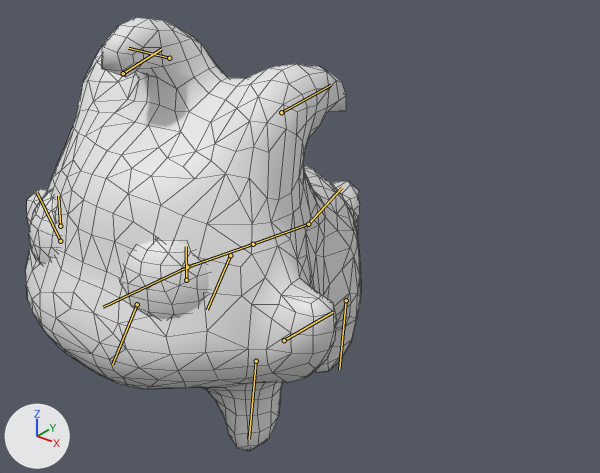
An edit to the Blender file Art/npc.blend, drawn before and after from the same camera.
The view is the same before and after, from a camera (50 mm lens) standing at (2.86, -3.01, 2.83) and looking at (-0.02, 0.59, 0.6). Lighting does not change. The marker at lower left points along +X, +Y and +Z. The bones that bend it are drawn over the model as lines. Mesh edges are drawn as thin lines.
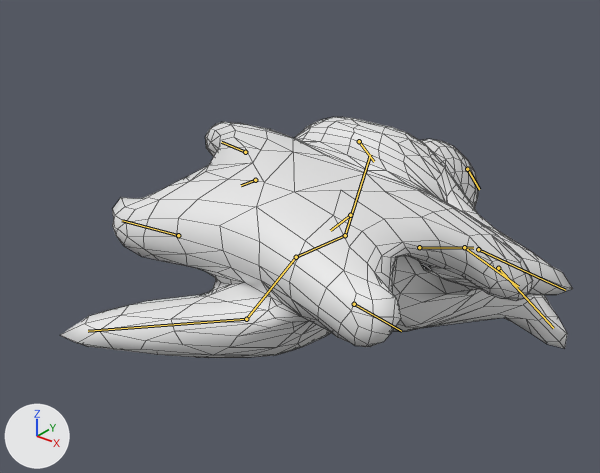
Commit message: player death

The newer file adds an action. The first version stands in its rest pose; the second is drawn at frame 24 of the action 'death'.

Pixel boxes (x1, y1, x2, y2) of what changed, in the pictures (600 x 473 px):
'Sphere', posed (53% wider, 44% shorter): before (25, 18, 361, 451); after (60, 117, 573, 358)
bone 'body', root to tip: before (308, 224) to (253, 244); after (246, 319) to (296, 257)
bone 'body.001', root to tip: before (253, 244) to (187, 267); after (296, 257) to (345, 235)
bone 'head', root to tip: before (187, 267) to (103, 307); after (345, 235) to (370, 154)
bone 'hair1.L', root to tip: before (281, 112) to (331, 85); after (498, 268) to (553, 328)
bone 'hair0', root to tip: before (169, 58) to (128, 48); after (419, 247) to (473, 248)
bone 'Bone.005.L', root to tip: before (284, 340) to (333, 312); after (478, 249) to (565, 290)
bone 'hair1.R', root to tip: before (123, 73) to (161, 49); after (350, 215) to (330, 230)
bone 'Bone.005.R', root to tip: before (60, 241) to (37, 192); after (255, 180) to (241, 185)
bone 'eye.L', root to tip: before (186, 280) to (186, 246); after (467, 169) to (479, 189)
bone 'eye.R', root to tip: before (60, 226) to (58, 196); after (359, 141) to (374, 161)
bone 'arm.L', root to tip: before (256, 361) to (249, 439); after (464, 247) to (518, 286)
bone 'leg.001.L', root to tip: before (346, 300) to (339, 369); after (354, 304) to (401, 331)
bone 'arm.R', root to tip: before (137, 304) to (112, 364); after (245, 152) to (221, 142)
bone 'leg.001.R', root to tip: before (230, 255) to (207, 310); after (178, 235) to (122, 220)
bone 'tail', root to tip: before (308, 224) to (342, 187); after (246, 319) to (88, 331)

The change in detail:
Bone 'body' (bone_body) moves from (0.0, 0.0, 0.0) to (0.0, 0.533, 0.47).
Bone 'body' (bone_body) turns from (0, 0, 0) to (-148, 0, 0) degrees about its own x, y and z.
Bone 'body.001' (bone_body_001) turns from (0, 0, 0) to (-31, 0, 0) degrees about its own x, y and z.
Bone 'head' (bone_head) turns from (0, 0, 0) to (61, 0, 0) degrees about its own x, y and z.
Bone 'hair1.L' (bone_hair1_l) moves from (0.0, 0.0, 0.0) to (0.193, -0.168, 0.09).
Bone 'hair1.L' (bone_hair1_l) turns from (0, 0, 0) to (20, -17, -51) degrees about its own x, y and z.
Bone 'hair1.L' (bone_hair1_l) is rescaled from (1.0, 1.0, 1.0) to (1.0, 1.71, 1.0).
Bone 'hair0' (bone_hair0) turns from (0, 0, 0) to (-51, -18, -21) degrees about its own x, y and z.
Bone 'hair0' (bone_hair0) is rescaled from (1.0, 1.0, 1.0) to (1.0, 2.06, 1.0).
Bone 'Bone.005.L' (bone_bone_005_l) moves from (0.0, 0.0, 0.0) to (-0.006, 0.115, -0.001).
Bone 'Bone.005.L' (bone_bone_005_l) is rescaled from (1.0, 1.0, 1.0) to (1.0, 1.89, 1.0).
Bone 'hair1.R' (bone_hair1_r) moves from (0.0, 0.0, 0.0) to (-0.082, -0.205, 0.158).
Bone 'hair1.R' (bone_hair1_r) turns from (0, 0, 0) to (47, 27, 69) degrees about its own x, y and z.
Bone 'hair1.R' (bone_hair1_r) is rescaled from (1.0, 1.0, 1.0) to (1.0, 1.71, 1.0).
Bone 'Bone.005.R' (bone_bone_005_r) moves from (0.0, 0.0, 0.0) to (0.006, 0.115, -0.001).
Bone 'Bone.005.R' (bone_bone_005_r) is rescaled from (1.0, 1.0, 1.0) to (1.0, 1.89, 1.0).
Bone 'eye.L' (bone_eye_l) moves from (0.0, 0.0, 0.0) to (0.0, 0.264, 0.25).
Bone 'eye.L' (bone_eye_l) turns from (0, 0, 0) to (-15, 0, 0) degrees about its own x, y and z.
Bone 'eye.L' (bone_eye_l) is rescaled from (1.0, 1.0, 1.0) to (1.0, 1.9, 1.0).
Bone 'eye.R' (bone_eye_r) moves from (0.0, 0.0, 0.0) to (0.0, 0.264, 0.25).
Bone 'eye.R' (bone_eye_r) turns from (0, 0, 0) to (-15, 0, 0) degrees about its own x, y and z.
Bone 'eye.R' (bone_eye_r) is rescaled from (1.0, 1.0, 1.0) to (1.0, 1.9, 1.0).
Bone 'arm.L' (bone_arm_l) moves from (0.0, 0.0, 0.0) to (-0.069, -0.1, 0.452).
Bone 'arm.L' (bone_arm_l) turns from (0, 0, 0) to (110, 3, 42) degrees about its own x, y and z.
Bone 'leg.001.L' (bone_leg_001_l) moves from (0.0, 0.0, 0.0) to (-0.036, -0.204, 0.267).
Bone 'leg.001.L' (bone_leg_001_l) turns from (0, 0, 0) to (57, 22, 105) degrees about its own x, y and z.
Bone 'arm.R' (bone_arm_r) moves from (0.0, 0.0, 0.0) to (0.12, 0.078, 0.368).
Bone 'arm.R' (bone_arm_r) turns from (0, 0, 0) to (82, -10, -32) degrees about its own x, y and z.
Bone 'leg.001.R' (bone_leg_001_r) moves from (0.0, 0.0, 0.0) to (0.036, -0.204, 0.267).
Bone 'leg.001.R' (bone_leg_001_r) turns from (0, 0, 0) to (57, -22, -105) degrees about its own x, y and z.
Bone 'tail' (bone_tail) turns from (0, 0, 0) to (-46, 32, 28) degrees about its own x, y and z.
Bone 'tail' (bone_tail) is rescaled from (1.0, 1.0, 1.0) to (1.0, 2.46, 1.0).
